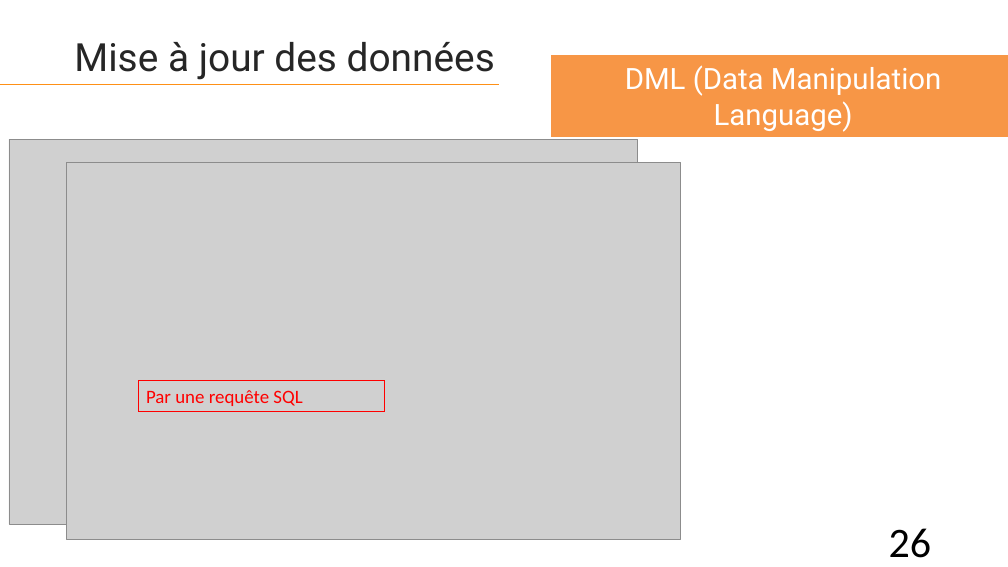
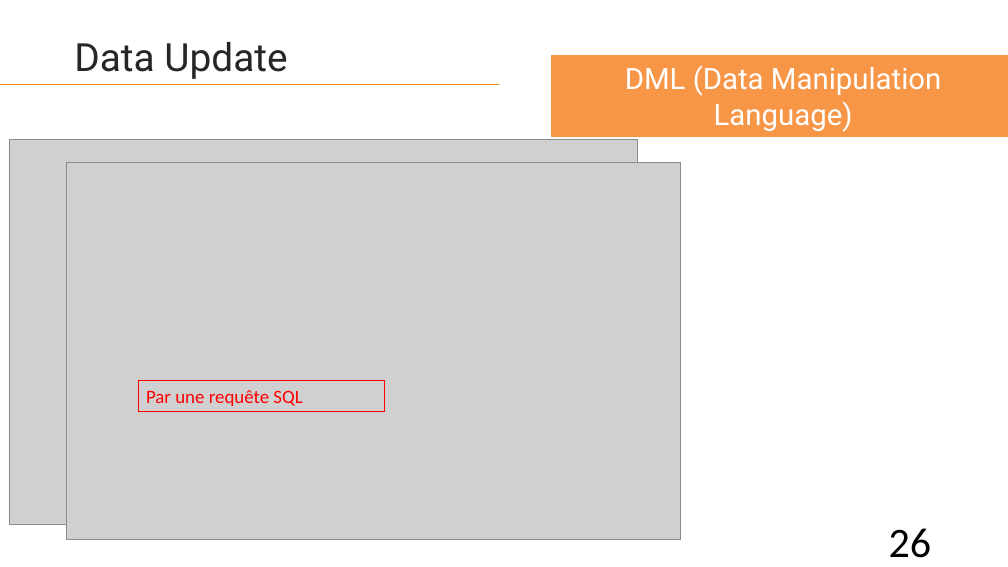
Before and after one commit to lahcenrahlaoui/Wingardium_Leviosaaaa, a slide deck: slide 26 of Presentation-projet-SQLite (1) - Copy.pptx. Drawn at 1008x567 pixels with LibreOffice and Linux fonts; fonts in the diff are those of the drawing; grey boxes stand for pictures. Boxes give left, top, right and bottom in pixels: in the first picture for what was removed or moved away, otherwise in the second. Text is boxed around its words. In the diff, an @@ line names an element or a change of style, - is before the commit and + after.

```diff
--- a/Presentation-projet-SQLite (1) - Copy.pptx
+++ b/Presentation-projet-SQLite (1) - Copy.pptx
@@ text at box(74, 42, 287, 79): text changed @@
-Mise à jour des données
+Data Update
```
Also in this commit, not shown: 17 other slides changed.
